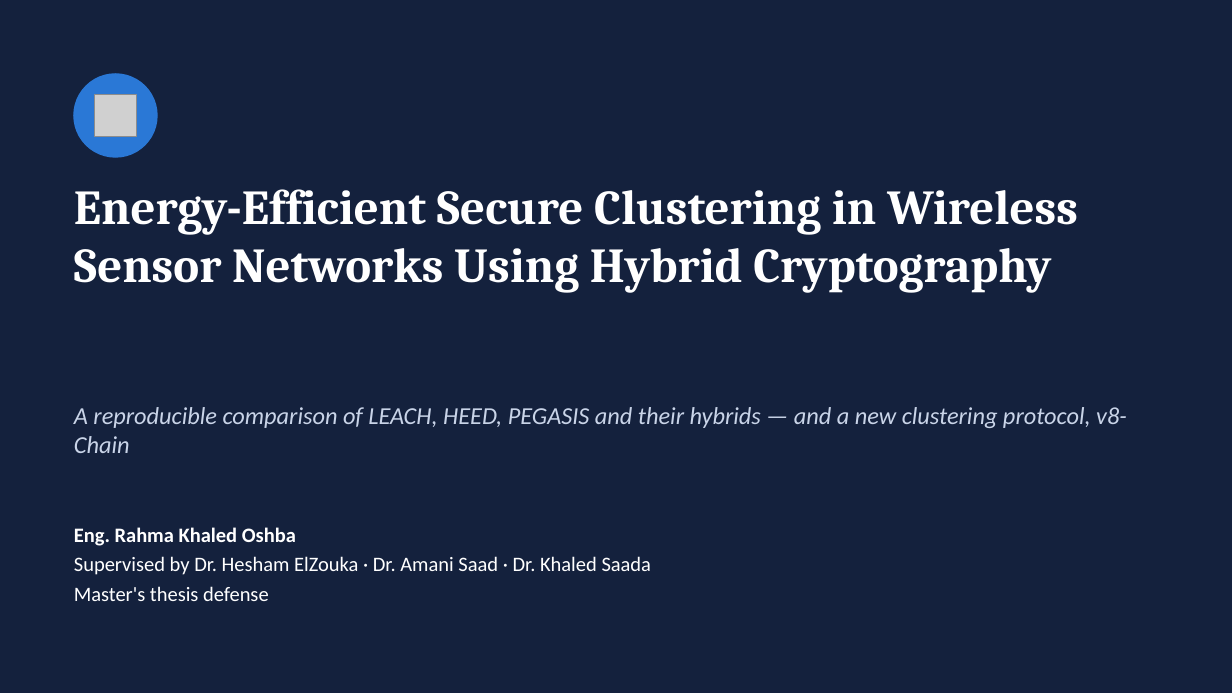
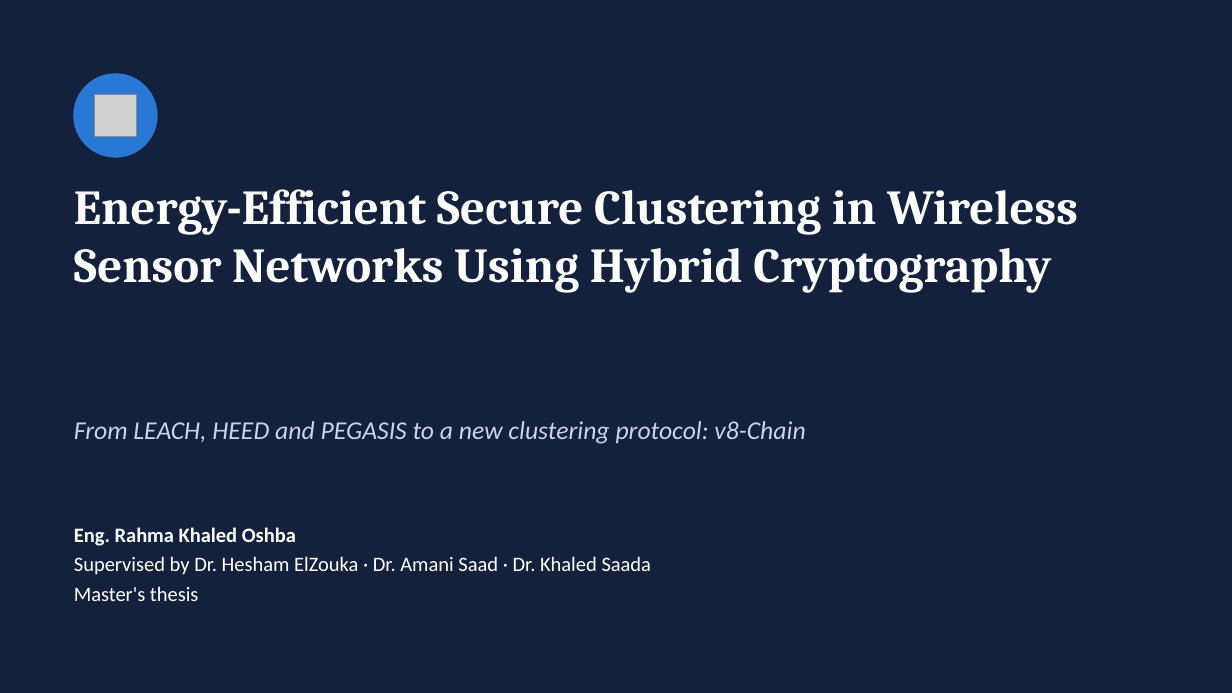
Before and after one commit to RahmaOshba/Routing-Protocols, a slide deck: slide 1 of thesis-final/Thesis_Defense_v8-Chain.pptx. Drawn at 1232x693 pixels with LibreOffice and Linux fonts; fonts in the diff are those of the drawing; grey boxes stand for pictures. Boxes give left, top, right and bottom in pixels: in the first picture for what was removed or moved away, otherwise in the second. Text is boxed around its words. In the diff, an @@ line names an element or a change of style, - is before the commit and + after.

```diff
--- a/thesis-final/Thesis_Defense_v8-Chain.pptx
+++ b/thesis-final/Thesis_Defense_v8-Chain.pptx
@@ text at (74, 421, 805, 444): text changed; size 19 to 20 pt @@
-A reproducible comparison of LEACH, HEED, PEGASIS and their hybrids — and a new clustering protocol, v8-Chain
+From LEACH, HEED and PEGASIS to a new clustering protocol: v8-Chain
@@ text at (74, 586, 199, 601): text changed @@
-Master's thesis defense
+Master's thesis
```
Also in this commit, not shown: 20 other slides changed, 40 slides added, 18 slides removed, 44 other files.
